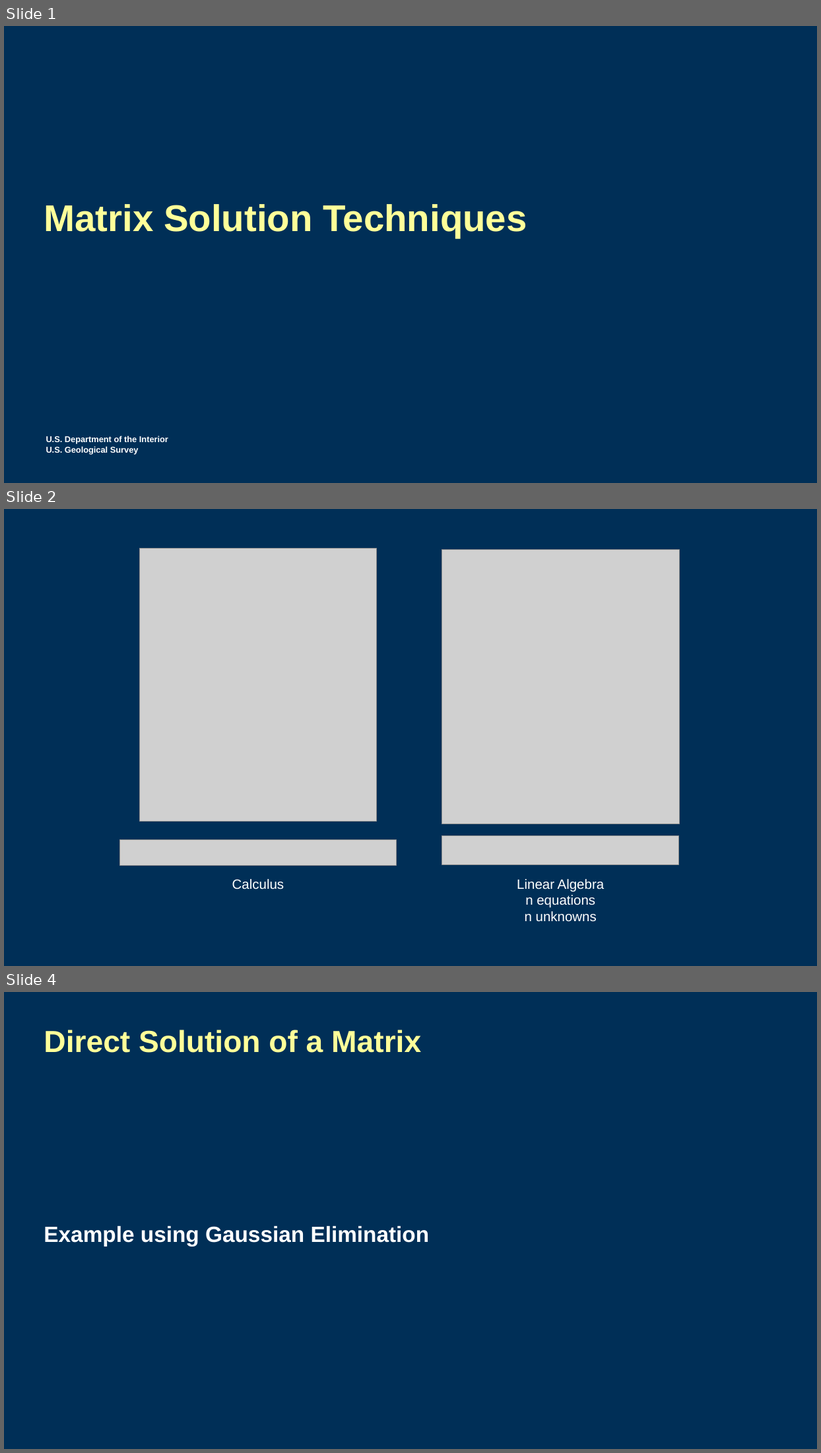
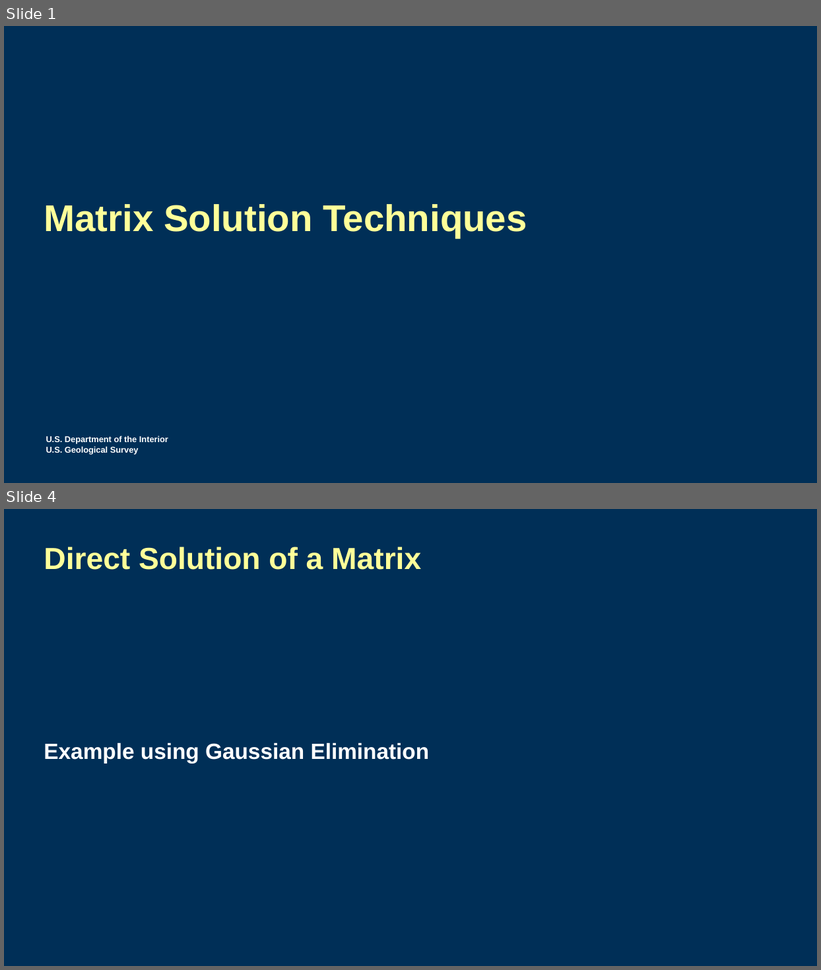
Before and after one commit to langevin-usgs/modflow-memphis-2023, a slide deck: lectures/Day2_4lecture_MatrixSolvers.pptx. Shown one above the other, each under a label of ours: slides 1, 2 and 4 before the commit, slides 1 and 4 after it; the slides between them are not shown. The pictures are 821x1453 and 821x970 pixels, drawn with LibreOffice and Linux fonts; fonts in the diff are those of the drawing; grey boxes stand for pictures; background and template pictures are left out. Boxes give left, top, right and bottom in pixels: in the first picture for what was removed or moved away, otherwise in the second. Text is boxed around its words. In the diff, an @@ line names an element or a change of style, - is before the commit and + after.

```diff
--- a/lectures/Day2_4lecture_MatrixSolvers.pptx
+++ b/lectures/Day2_4lecture_MatrixSolvers.pptx
@@ slide 2 removed at [4,509,817,966], background #002F57 @@
@@ picture removed at [139,548,377,821] @@
@@ picture removed at [442,550,680,824] @@
@@ picture removed at [120,840,396,866] @@
@@ picture removed at [442,836,679,865] @@
@@ text removed at [232,879,284,890] @@
-Calculus
@@ text removed at [517,879,605,922] @@
-Linear Algebra
-n equations
-n unknowns
```
Also in this commit, not shown: 2 slides changed, 2 slides added, 1 other slide removed, 27 other files.
